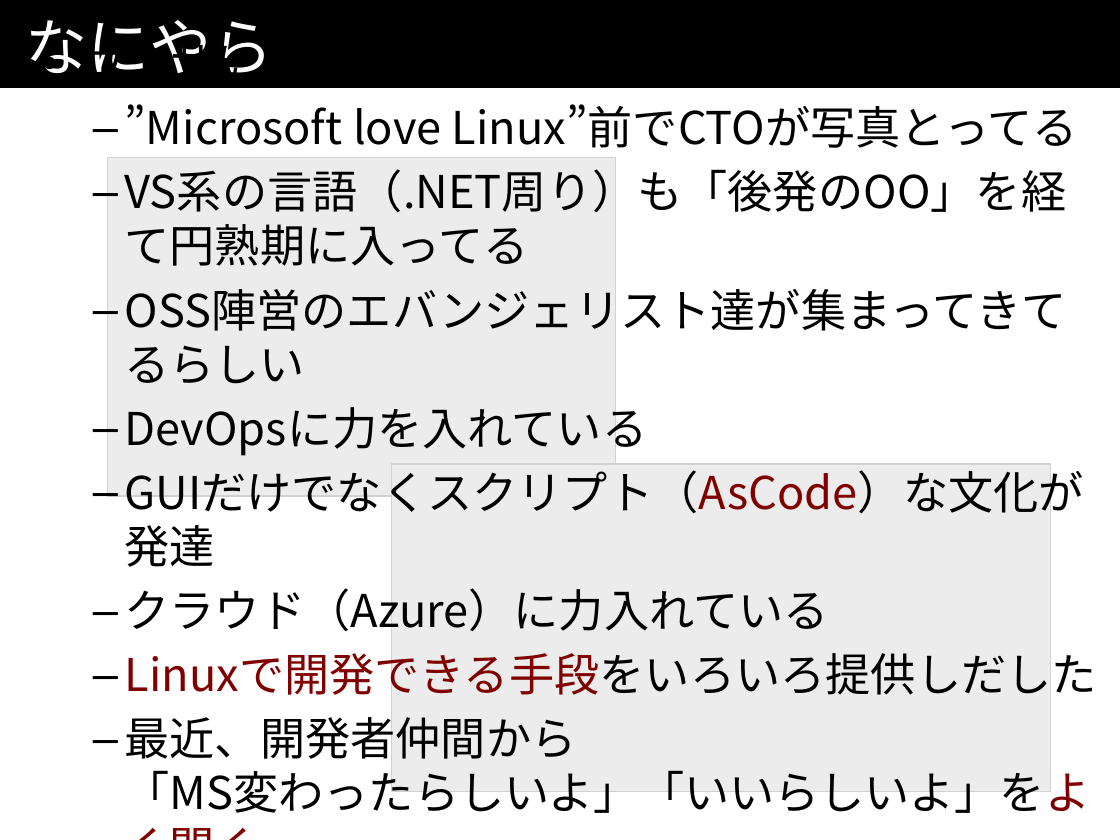
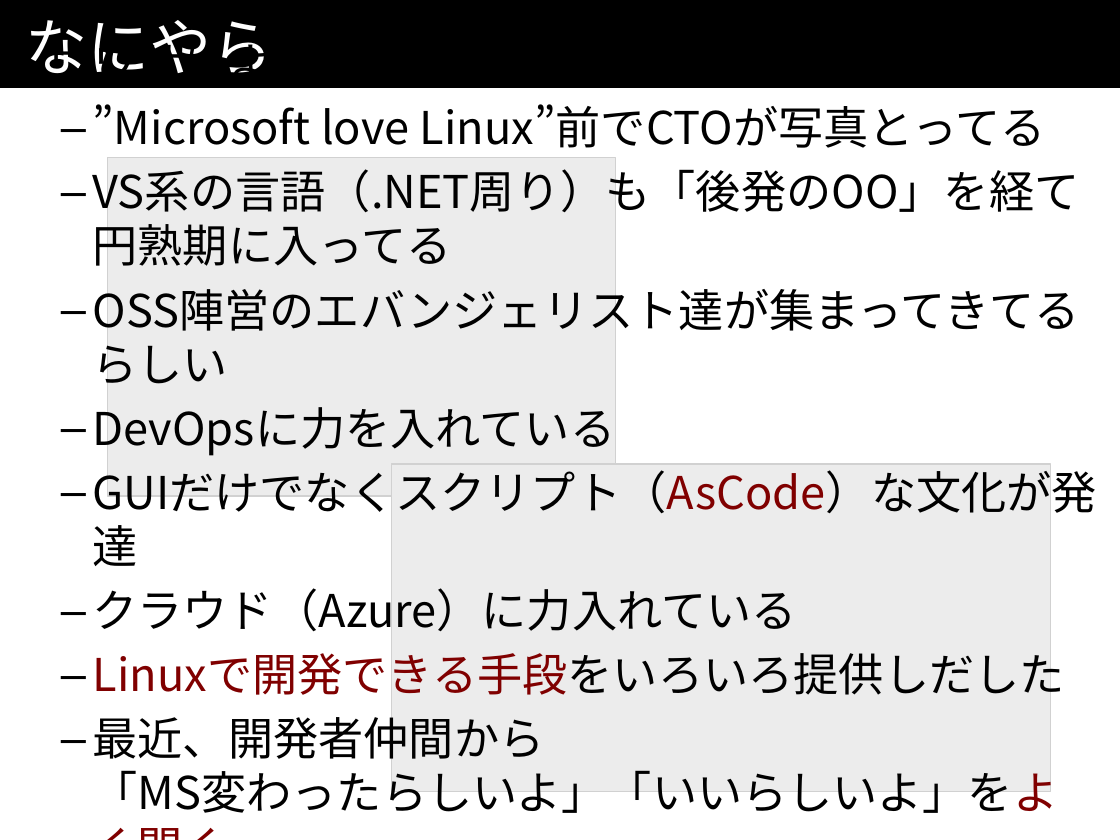
Before and after one commit to kazuhito-m/kazuhito-m.github.io, a slide deck: slide 93 of _drafts/comcamp2016.odp. Drawn at 1120x840 pixels with LibreOffice and Linux fonts; fonts in the diff are those of the drawing; grey boxes stand for pictures. Boxes give left, top, right and bottom in pixels: in the first picture for what was removed or moved away, otherwise in the second. Text is boxed around its words. In the diff, an @@ line names an element or a change of style, - is before the commit and + after.

Commit message:
資料完成。発表したやつを上げる。

```diff
--- a/_drafts/comcamp2016.odp
+++ b/_drafts/comcamp2016.odp
@@ text "ウワサによると…" rewrapped from box(80, 34, 1097, 813) to box(48, 34, 1098, 813) @@
```
Also in this commit, not shown: 10 other slides changed.
